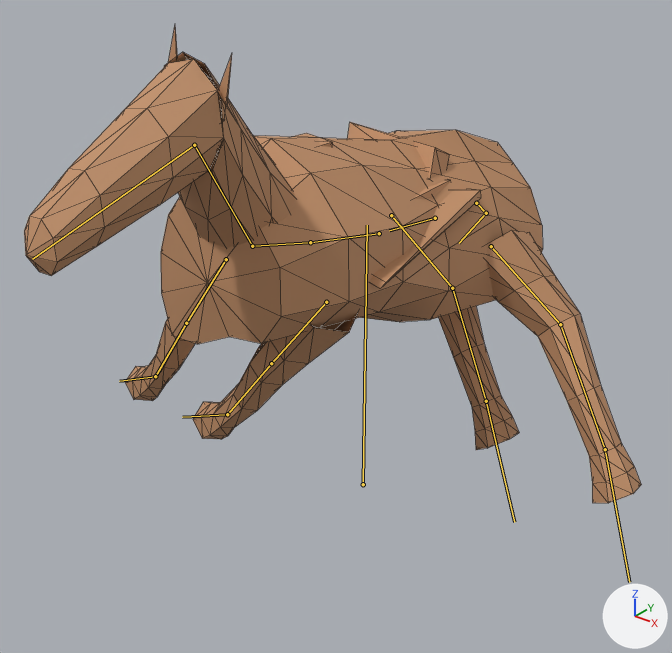
The glTF model public/models/horse.glb: old version first, new version second.
Both versions are drawn from a 50 mm camera at (3.3, -4.44, 3.93) aimed at (0.04, -0.36, 1.41). The lights are fixed; the arrows at lower right show +X, +Y and +Z. The first picture is the older version. Both versions are drawn at frame 19 of the action 'run'; the numbers are the values there. The bones that bend it are drawn over the model as lines. Mesh edges are drawn as thin lines.

The first picture shows 'Horse'.
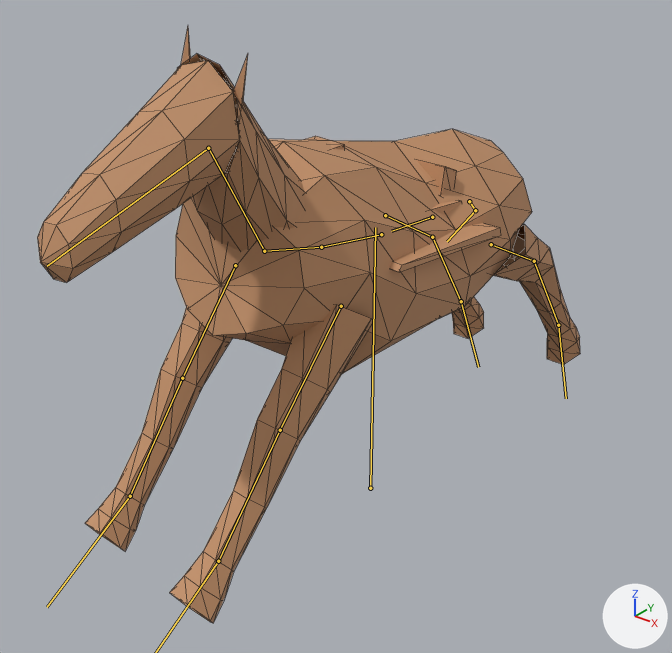
Commit message: art: fix horse run animation spine pinch and leg swing axes

Location of each change, [x1, y1, x2, y2] in pixels of the pictures (672 x 653 px):
'Horse', posed (12% narrower, 25% taller): before [24, 27, 641, 503]; after [37, 28, 580, 623]
bone 'root', root to tip: before (363, 484) to (367, 225); after (370, 488) to (375, 227)
bone 'spine01', root to tip: before (435, 218) to (389, 230); after (432, 217) to (391, 231)
bone 'bl_upper', root to tip: before (491, 246) to (560, 324); after (491, 244) to (534, 261)
bone 'bl_foot', root to tip: before (605, 449) to (629, 582); after (558, 325) to (566, 398)
bone 'br_upper', root to tip: before (391, 215) to (452, 288); after (385, 215) to (432, 237)
bone 'br_foot', root to tip: before (486, 401) to (514, 522); after (461, 301) to (478, 367)
bone 'spine02', root to tip: before (379, 233) to (310, 242); after (381, 234) to (321, 247)
bone 'spine03', root to tip: before (310, 242) to (252, 246); after (321, 247) to (264, 251)
bone 'fl_upper', root to tip: before (326, 302) to (271, 363); after (341, 306) to (280, 430)
bone 'fr_upper', root to tip: before (226, 259) to (186, 323); after (235, 265) to (182, 378)
bone 'fr_foot', root to tip: before (155, 376) to (119, 381); after (130, 496) to (47, 607)

The edits, one by one:
Bone 'root' (bone_root) moves from (0.0, 0.0, 0.0) to (0.0, 0.0, 0.065).
Bone 'spine01' (bone_spine01) moves from (0.0, 0.0, 0.086) to (0.0, 0.0, 0.0).
Bone 'spine01' (bone_spine01) turns from (-7, 0, 0) to (-3, 0, 0) degrees about its own x, y and z.
Bone 'bl_upper' (bone_bl_upper) turns from (48, 0, 0) to (0, 0, 48) degrees about its own x, y and z.
Bone 'bl_foot' (bone_bl_foot) turns from (-20, 0, 0) to (0, 0, -20) degrees about its own x, y and z.
Bone 'br_upper' (bone_br_upper) turns from (46, 0, 0) to (0, 0, 46) degrees about its own x, y and z.
Bone 'br_foot' (bone_br_foot) turns from (-13, 0, 0) to (0, 0, -13) degrees about its own x, y and z.
Bone 'spine02' (bone_spine02) turns from (-5, 0, 0) to (-2, 0, 0) degrees about its own x, y and z.
Bone 'spine03' (bone_spine03) turns from (6, 0, 0) to (-1, 0, 0) degrees about its own x, y and z.
Bone 'fl_upper' (bone_fl_upper) turns from (-40, 0, 0) to (0, 0, -40) degrees about its own x, y and z.
Bone 'fl_foot' (bone_fl_foot) turns from (-22, 0, 0) to (0, 0, -22) degrees about its own x, y and z.
Bone 'fr_upper' (bone_fr_upper) turns from (-38, 0, 0) to (0, 0, -38) degrees about its own x, y and z.
Bone 'fr_foot' (bone_fr_foot) turns from (-25, 0, 0) to (0, 0, -25) degrees about its own x, y and z.
